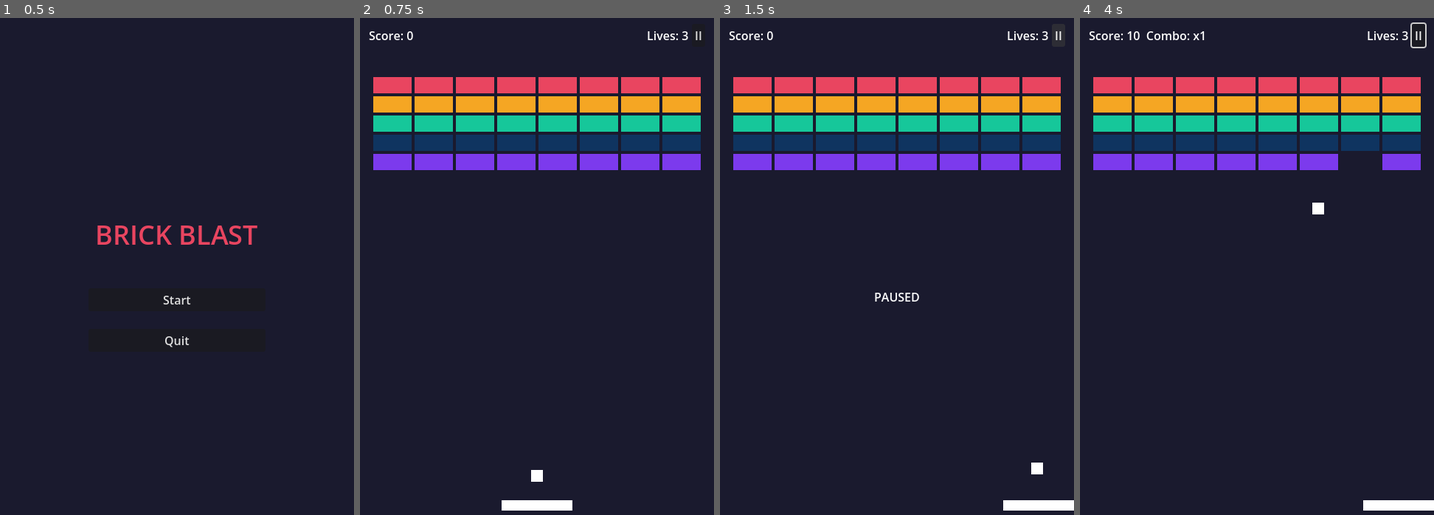
Above: before the commit, frames 1-4 (left to right).
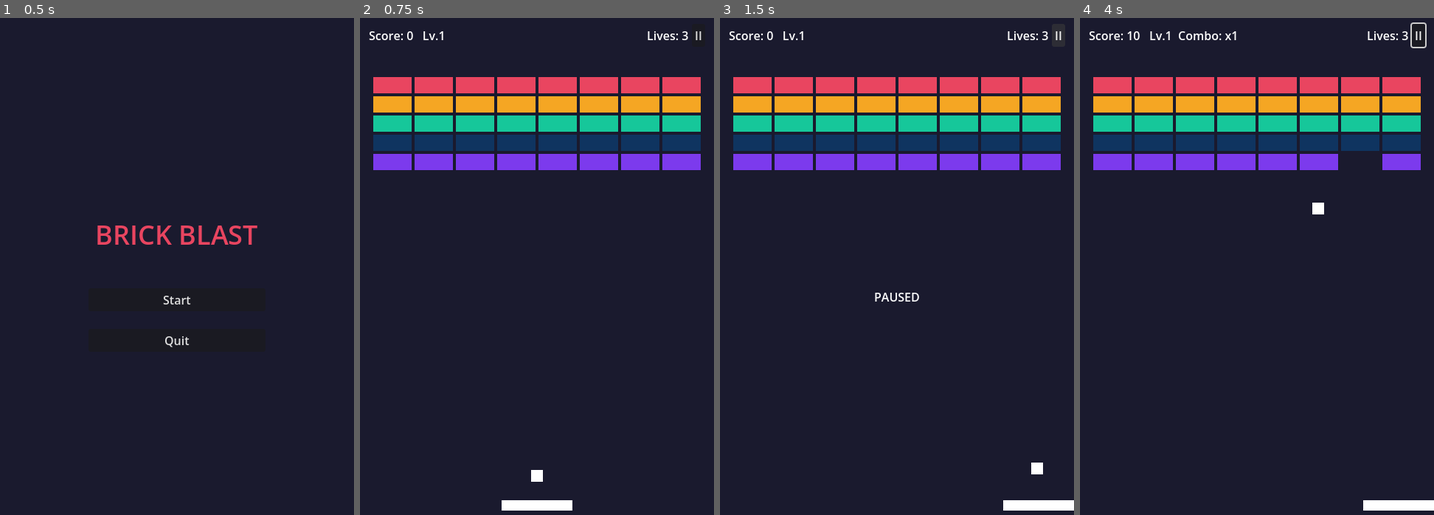
Above: after the commit, the same moments.

Repository: WSQS/brick-blast
Game: Godot game, scene res://scene/menu.tscn
Two runs of this game, one before a commit and one after it. Both use one fixed random seed, a clock stepped at 60 frames per second and the inputs below.
Inputs (mouse positions are in pixels of both pictures, inside the frame that each line leads up to):
- Up to frame 1 (0.5 s): no input
- Up to frame 2 (0.75 s): click "Start" at 0.5 s
- Up to frame 3 (1.5 s): click "II" at 1.25 s
- Up to frame 4 (4 s): tap Enter (ui_accept) at 2, 2.27, 2.75 s; move the mouse to (1334, 256) at 2.02 s; hold Right (ui_right) 2.03-2.75 s; hold Shift 2.03-2.75 s; click (1334, 256) at 2.17 s; drag from (1186, 311) to (1239, 390) at 2.77 s; move the mouse to (1292, 167) at 3.52 s; hold Right (ui_right) from 3.53 s (still down); tap Ctrl at 3.6 s

Frame 1 is identical in both runs. In frame 2, less than 0.1% of the frame differs, in the area x 17-24%, y 2-5%; in frame 3, less than 0.1%; in frame 4, 0.2%, in the area x 18-45%, y 2-5%.

Commit message:
feat(level): add static multi-level system with 5 levels
Replace single-level infinite loop with 5 static levels using string-based brick definitions. Characters R/O/G/B/P map to colors, space = empty.

Level 1: Full grid
Level 2: Diamond pattern
Level 3: Checkerboard
Level 4: Frame (border only)
Level 5: Pillars

After clearing all 5 levels, loop back to level 1 with upgrades intact.
HUD now shows current level number (Lv.N).

Resolves P003 (level data format). Adds D015 decision.

Diff:
--- a/script/main.gd
+++ b/script/main.gd
@@ -18,6 +18,29 @@
 	Color("7c3aed"),
 ]
 
+# Level definitions: each level is an array of 5 rows (8 chars each).
+# Characters: R=red, O=orange, G=green, B=blue, P=purple, space=empty
+const LEVEL_CHAR_MAP: Dictionary = {
+	"R": 0,
+	"O": 1,
+	"G": 2,
+	"B": 3,
+	"P": 4,
+}
+
+const LEVELS: Array[Array] = [
+	# Level 1: Full grid
+	["RRRRRRRR", "OOOOOOOO", "GGGGGGGG", "BBBBBBBB", "PPPPPPPP"],
+	# Level 2: Diamond
+	["   RR   ", "  OOOO  ", " GGGGGG ", "  BBBB  ", "   PP   "],
+	# Level 3: Checkerboard
+	["R R R R ", " O O O O", "G G G G ", " B B B B", "P P P P "],
+	# Level 4: Frame
+	["RRRRRRRR", "R      R", "G      G", "B      B", "PPPPPPPP"],
+	# Level 5: Pillars
+	["R  O  G ", "R  O  G ", "R  O  G ", "R  O  G ", "R  O  G "],
+]
+
 # Paddle & ball
 const PADDLE_Y: float = 660.0
 const BALL_OFFSET: float = 40.0
@@ -53,6 +76,7 @@
 
 var upgrades: Dictionary = {}  # Upgrade.Type -> stack count
 var rounds_cleared: int = 0
+var current_level: int = 0
 var balls: Array[CharacterBody2D] = []
 var ball_speed: float = BALL_SPEED
 
@@ -143,13 +167,21 @@
 	for brick: Node in bricks.get_children():
 		brick.queue_free()
 	bricks_left = 0
+	var level_data: Array = _current_level_data()
 	var total_w: float = COLS * BRICK_W + (COLS - 1) * BRICK_GAP
 	var start_x: float = (playfield.size.x - total_w) / 2.0
 
 	for row in range(ROWS):
+		var row_str: String = level_data[row] if row < level_data.size() else ""
 		for col in range(COLS):
+			if col >= row_str.length():
+				continue
+			var ch: String = row_str[col]
+			if ch == " ":
+				continue
+			var color_idx: int = LEVEL_CHAR_MAP.get(ch, 0)
 			var brick: StaticBody2D = brick_scene.instantiate()
-			brick.color = COLORS[row % COLORS.size()]
+			brick.color = COLORS[color_idx]
 			brick.position = Vector2(
 				start_x + col * (BRICK_W + BRICK_GAP) + BRICK_W / 2.0,
 				BRICK_MARGIN_TOP + row * (BRICK_H + BRICK_GAP) + BRICK_H / 2.0,
@@ -158,6 +190,10 @@
 			brick.destroyed.connect(_on_brick_destroyed)
 			bricks.add_child(brick)
 			bricks_left += 1
+
+
+func _current_level_data() -> Array:
+	return LEVELS[current_level % LEVELS.size()]
 
 
 func _reset_round() -> void:
@@ -275,6 +311,7 @@
 	for b in balls:
 		b.queue_free()
 	balls.clear()
+	current_level += 1
 	_spawn_ball()
 	_spawn_bricks()
 	_reset_round()
@@ -299,7 +336,7 @@
 
 
 func _update_hud() -> void:
-	score_label.text = "Score: %d" % score
+	score_label.text = "Score: %d   Lv.%d" % [score, current_level + 1]
 	lives_label.text = "Lives: %d" % lives
 	if combo > 0:
 		score_label.text += "  Combo: x%d" % combo
Not shown, changed: CHANGELOG.md
Not shown, changed: docs/decisions.md
Not shown, changed: docs/roadmap.md
